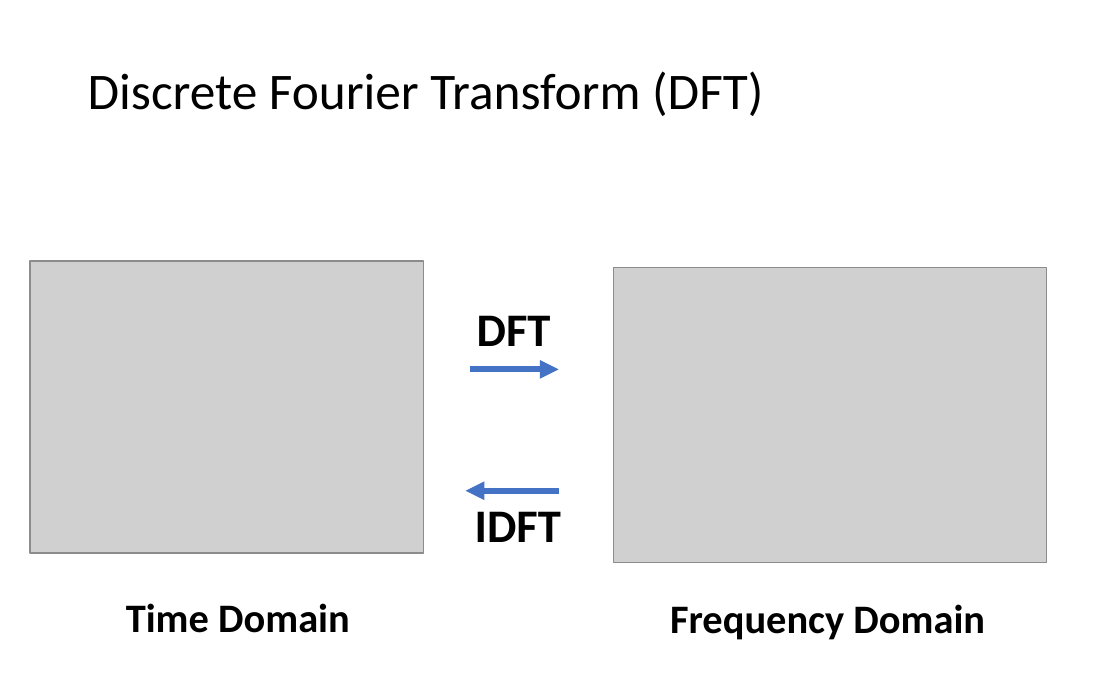
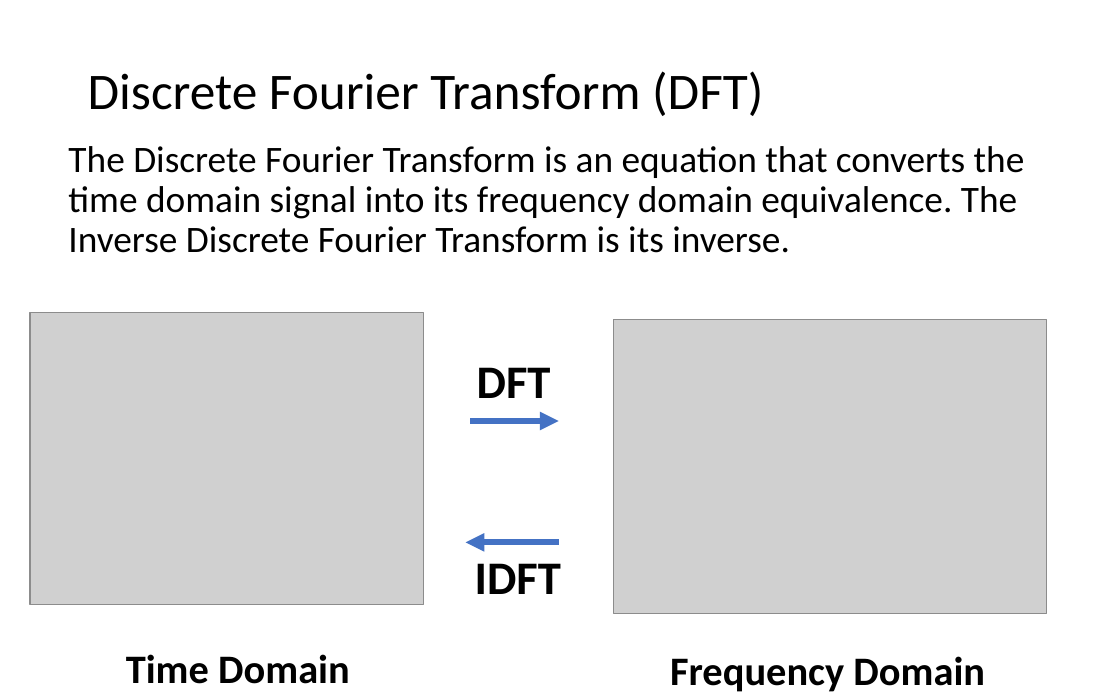
Before and after one commit to LongBaoNguyen/longbaonguyen.github.io, a slide deck: slide 20 of courses/apcsp/lect16.pptx (slide 18 before the commit). Drawn at 1120x700 pixels with LibreOffice and Linux fonts; fonts in the diff are those of the drawing; grey boxes stand for pictures; background and template pictures are left out. Boxes give left, top, right and bottom in pixels: in the first picture for what was removed or moved away, otherwise in the second. Text is boxed around its words. In the diff, an @@ line names an element or a change of style, - is before the commit and + after.

```diff
--- a/courses/apcsp/lect16.pptx
+++ b/courses/apcsp/lect16.pptx
@@ text added at (68, 146, 1025, 253), 24 pt, text #000000 @@
+The Discrete Fourier Transform is an equation that converts the time domain signal into its frequency domain equivalence. The Inverse Discrete Fourier Transform is its inverse.
@@ 4 texts, 2 pictures, 2 arrows: place and size @@
-4 texts, 2 pictures, 2 arrows at (30, 261, 1047, 640)
+4 texts, 2 pictures, 2 arrows at (30, 312, 1047, 692)
```
Also in this commit, not shown: 6 other slides changed, 3 slides added, 1 slide removed, 8 other files.
